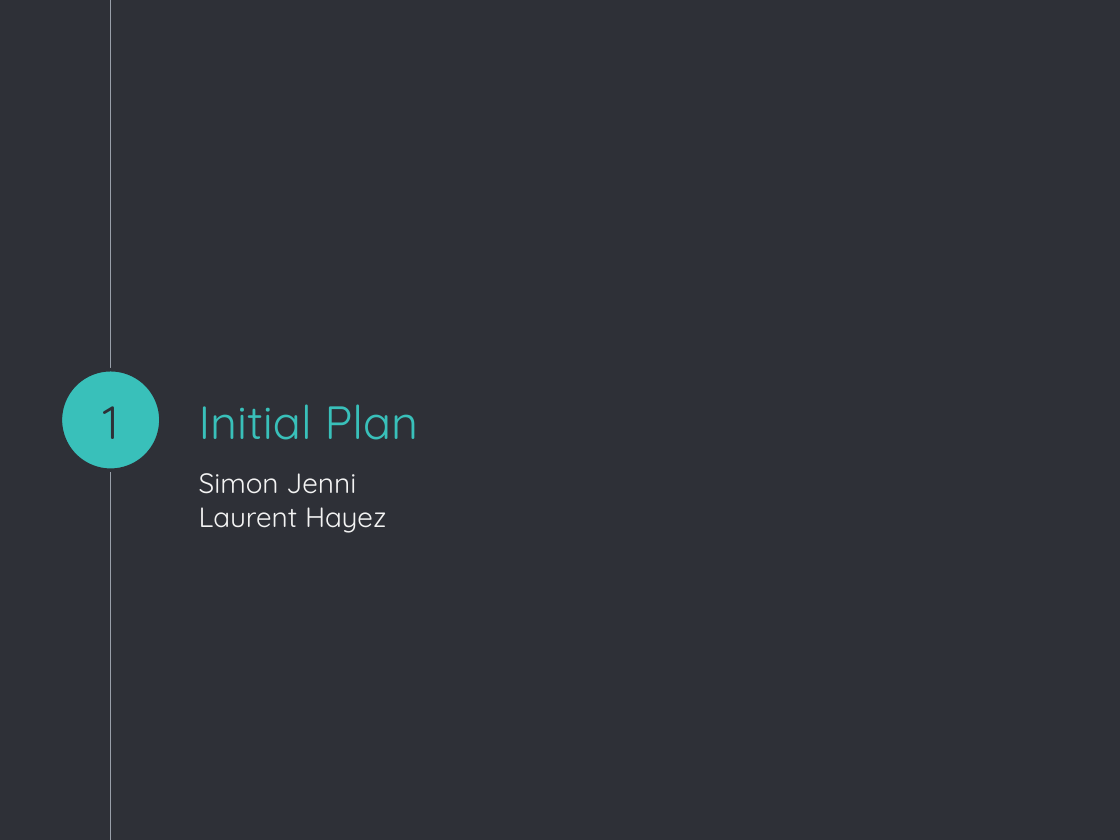
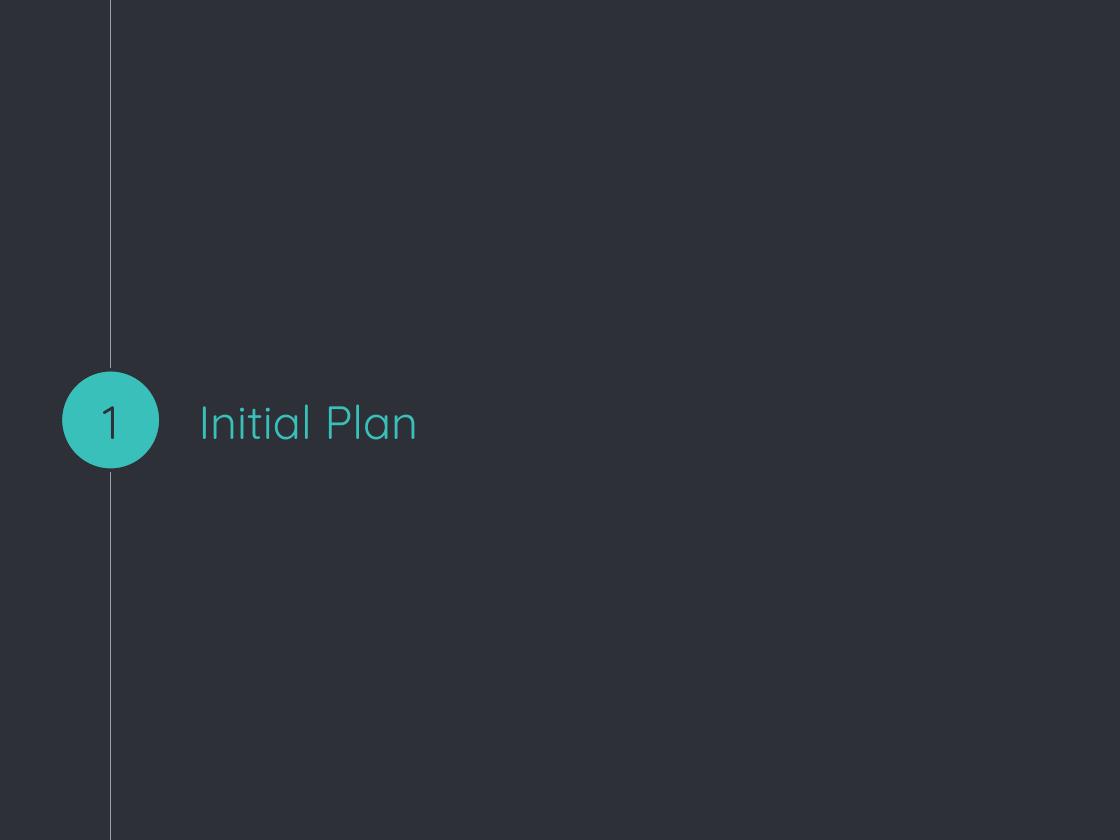
Before and after one commit to SimuJenni/RD-project, a slide deck: slide 2 of doc/initial-plan.pptx. Drawn at 1120x840 pixels with LibreOffice and Linux fonts; fonts in the diff are those of the drawing. Boxes give left, top, right and bottom in pixels: in the first picture for what was removed or moved away, otherwise in the second. Text is boxed around its words. In the diff, an @@ line names an element or a change of style, - is before the commit and + after.

```diff
--- a/doc/initial-plan.pptx
+++ b/doc/initial-plan.pptx
@@ subtitle removed at (199, 473, 386, 533) @@
-Simon Jenni
-Laurent Hayez
```
Also in this commit, not shown: 4 other slides changed, 1 slide added, 2 slides removed.
